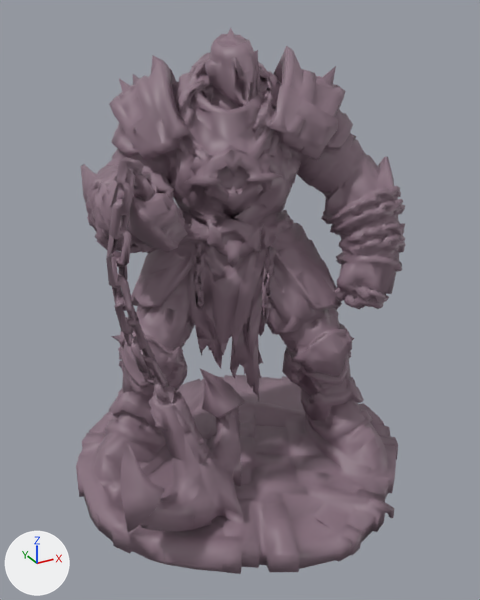
A saved change to the glTF model assets/images/battle/glb/companions/anchor-shard.glb.
Rendered twice from a 50 mm camera at (-1.24, -2.23, 1.96) aimed at (-0.03, -0.03, 0.86). Arrows for +X, +Y and +Z are at lower left; the lights stay in place. The picture after the commit comes second.

The scene before the commit, as lines of its bpy script (objects in view):
```python
me_model = bpy.data.meshes.new('model')
me_model.from_pydata(...)  # 8007 vertices, 15606 faces; spans x -0.73..0.73, y -0.7..0.71, z 0.0..1.89
me_model.materials.append(mat_anchor_shard)
ob_anchor_shard_body = bpy.data.objects.new('anchor-shard_body', me_model)
ob_anchor_shard_body.location = (0.0, 0.0, 0.0)
```
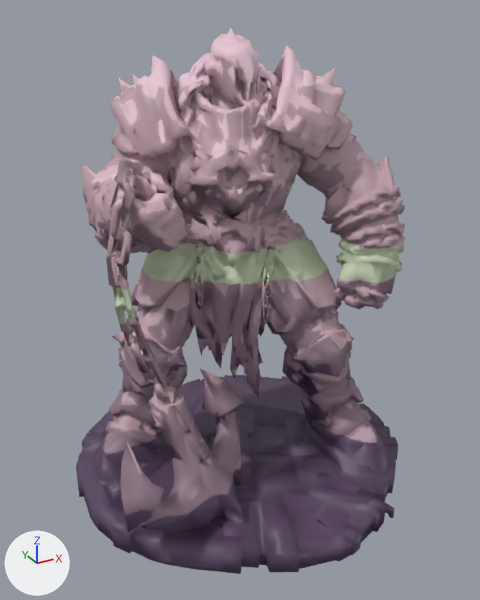
The change, as a list of edits to the scene's bpy script:
```text
Add img_anchor_shard_cartoon_albedo_v01:
    img_anchor_shard_cartoon_albedo_v01 = load_image('anchor-shard-cartoon-albedo-v01', '_unpacked/anchor-shard-cartoon-albedo-v01', 1024, 1024, 'sRGB')
Add mat_anchor_shard_toon_albedo:
    mat_anchor_shard_toon_albedo = bpy.data.materials.new('anchor-shard_toon_albedo')
    # uses the picture img_abyssal_toon_normal_v01
    # uses the picture img_anchor_shard_cartoon_albedo_v01
Change me_model:
    where me_model.from_pydata(...)  # 8007 vertices, 15606 faces; spans x -0.73..0.73, y -0.7..0.71, z 0.0..1.89
    remove me_model.materials.append(mat_anchor_shard)
    add me_model.materials.append(mat_anchor_shard_toon_albedo)
```

Where the change shows, as pixel boxes [x1, y1, x2, y2] in the pictures (480 x 600 px):
'anchor-shard_body', recoloured
    both: [76, 28, 406, 574]
